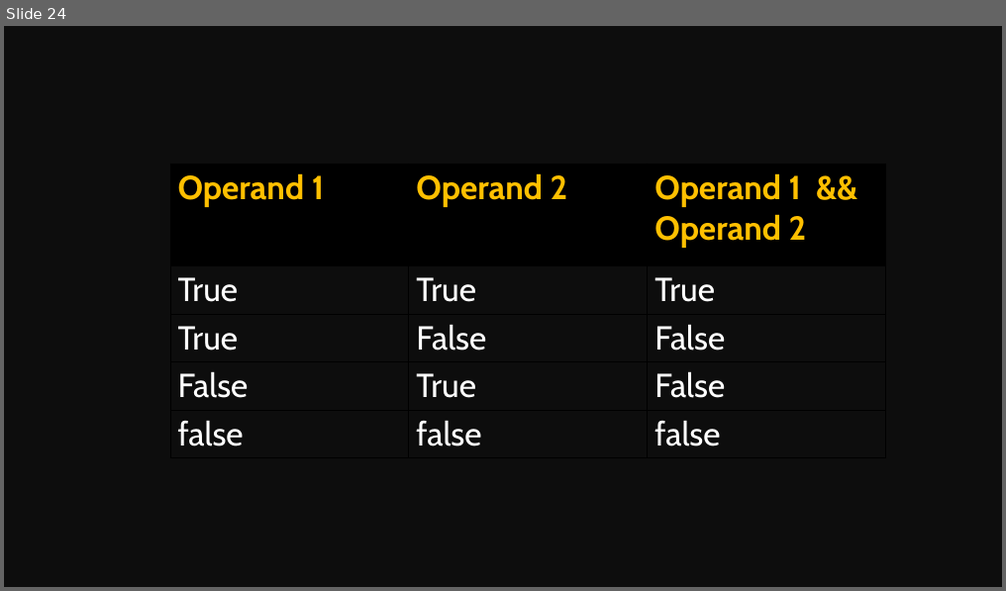
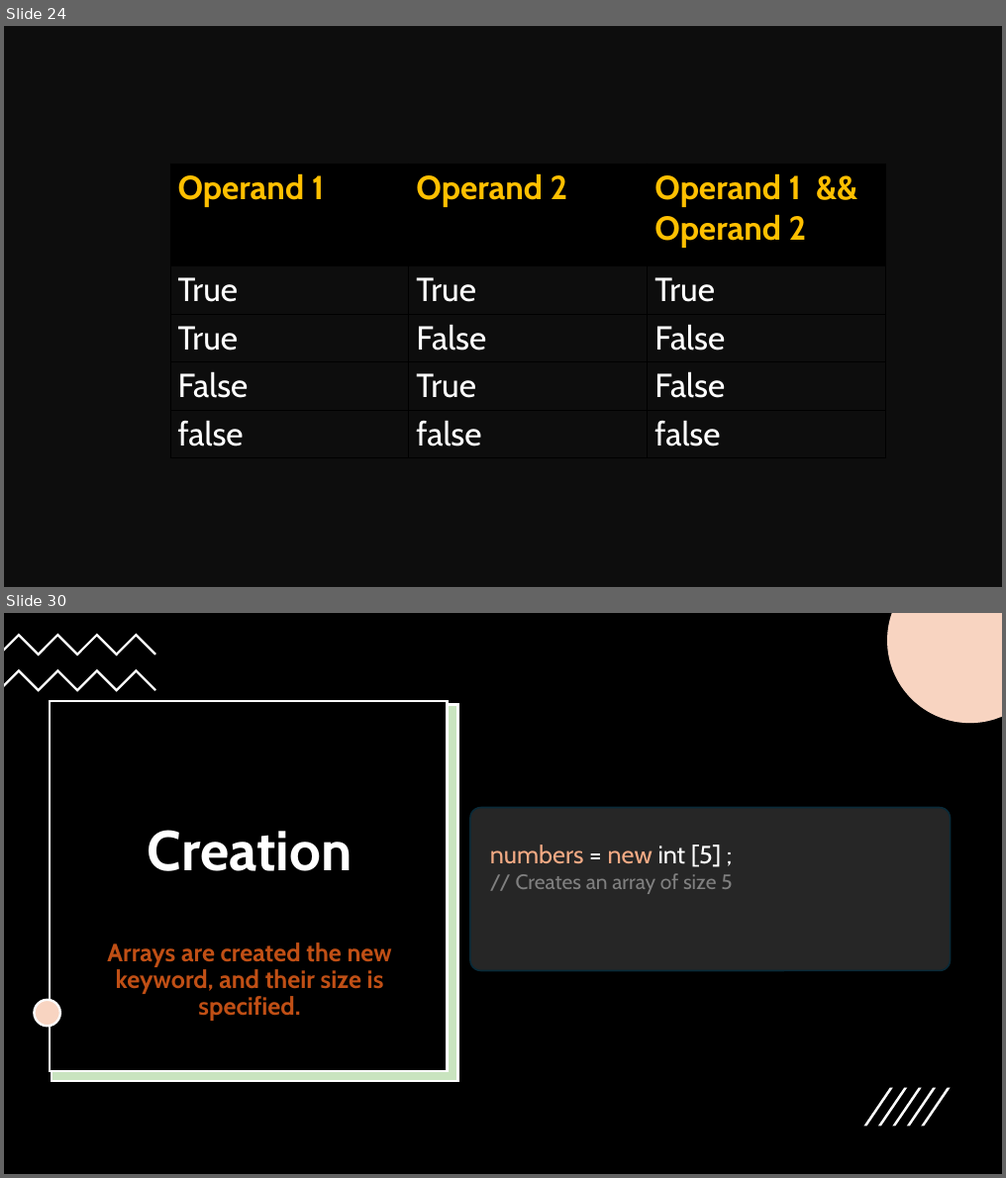
Before and after one commit to Mohitscodiclab/Java_Full_Course, a slide deck: JAVA.pptx. Shown one above the other, each under a label of ours: slide 24 before the commit, slides 24 and 30 after it; the slides between them are not shown. The pictures are 1006x591 and 1006x1178 pixels, drawn with LibreOffice and Linux fonts; fonts in the diff are those of the drawing. Boxes give left, top, right and bottom in pixels: in the first picture for what was removed or moved away, otherwise in the second. Text is boxed around its words. In the diff, an @@ line names an element or a change of style, - is before the commit and + after.

```diff
--- a/JAVA.pptx
+++ b/JAVA.pptx
@@ slide 30 added at bbox=[4, 613, 1002, 1174], background #FFFFFF @@
@@ rectangle added at bbox=[4, 613, 1002, 1174], fill #000000 @@
@@ freeform shape added at bbox=[4, 633, 156, 656], fill #FFFFFF @@
@@ freeform shape added at bbox=[887, 613, 1002, 723], fill #FFFFFF @@
@@ freeform shape added at bbox=[887, 613, 1002, 723], fill #E97132 at 30% opacity @@
@@ freeform shape added at bbox=[4, 669, 156, 691], fill #FFFFFF @@
@@ rectangle added at bbox=[50, 700, 448, 1071], fill #000000, outline #FFFFFF 2.25 pt @@
@@ rectangle added at bbox=[52, 704, 457, 1081], fill #FFFFFF, outline #FFFFFF 2.25 pt @@
@@ rectangle added at bbox=[52, 704, 457, 1081], fill #4EA72E at 30% opacity, outline #FFFFFF 2.25 pt @@
@@ rounded rectangle added at bbox=[470, 808, 950, 970], fill #262626, outline #092A39 1.5 pt @@
@@ text added at bbox=[148, 830, 352, 871], 54 pt, text #FFFFFF, bold @@
+Creation
@@ text added at bbox=[490, 845, 732, 894], 20 pt, text #808080 @@
+numbers = new int [5] ;
+// Creates an array of size 5
@@ text added at bbox=[107, 943, 392, 1021], 24 pt, text #C04F15, bold @@
+Arrays are created the new keyword, and their size is specified.
@@ ellipse added at bbox=[34, 1000, 60, 1026], fill #FFFFFF @@
@@ ellipse added at bbox=[34, 1000, 60, 1026], fill #E97132 at 30% opacity, outline #FFFFFF 2.25 pt @@
@@ group added at bbox=[864, 1087, 950, 1126]: 5 freeform shapes @@
```
Also in this commit, not shown: 6 other slides added, 13 other files.
